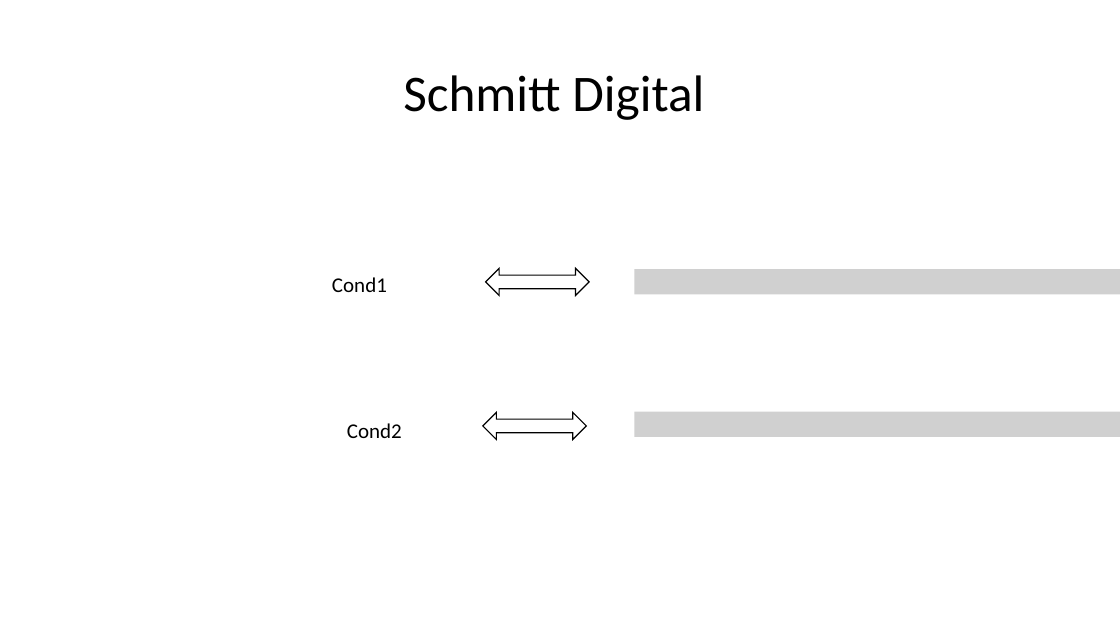
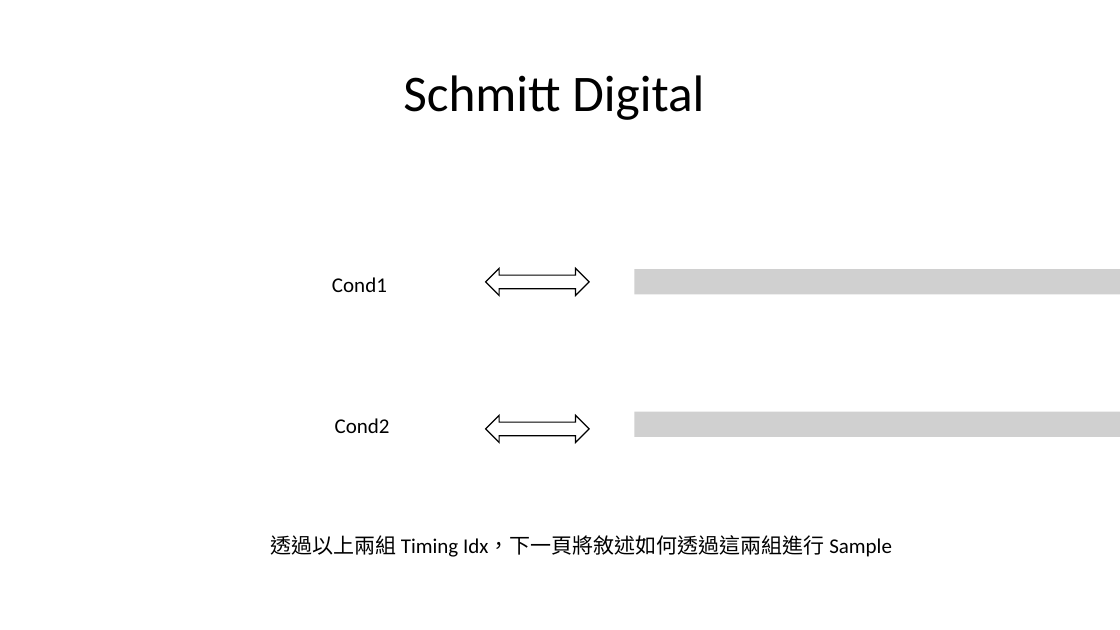
Before and after one commit to a0910281835/Summrary_PDF, a slide deck: slide 37 of Project_Summary_pdf/Project_Summary.pptx. Drawn at 1120x630 pixels with LibreOffice and Linux fonts; fonts in the diff are those of the drawing; grey boxes stand for pictures. Boxes give left, top, right and bottom in pixels: in the first picture for what was removed or moved away, otherwise in the second. Text is boxed around its words. In the diff, an @@ line names an element or a change of style, - is before the commit and + after.

Commit message:
* Update Schmitt Digital

```diff
--- a/Project_Summary_pdf/Project_Summary.pptx
+++ b/Project_Summary_pdf/Project_Summary.pptx
@@ text "Cond2": place and size @@
-text "Cond2" at [347, 423, 402, 438]
+text "Cond2" at [335, 418, 390, 433]
@@ text added at [270, 535, 892, 557], 18 pt, text #000000 @@
+透過以上兩組 Timing Idx，下一頁將敘述如何透過這兩組進行 Sample
```
Also in this commit, not shown: 3 other slides changed.
